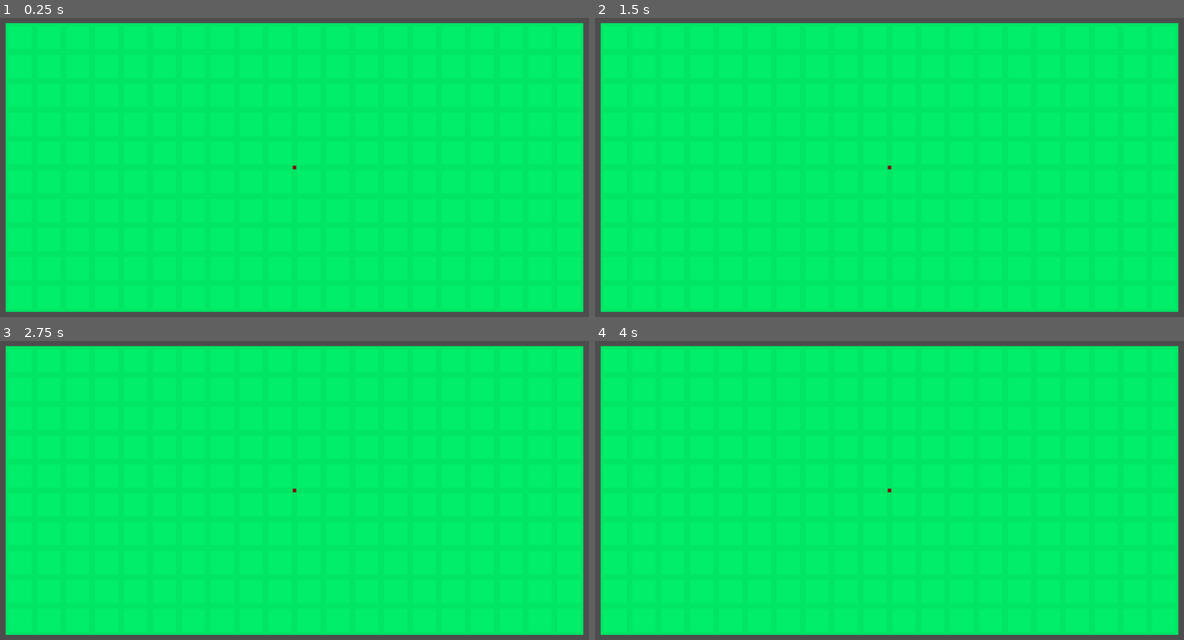
Above: before the commit, frames 1-4 (two rows, left to right).
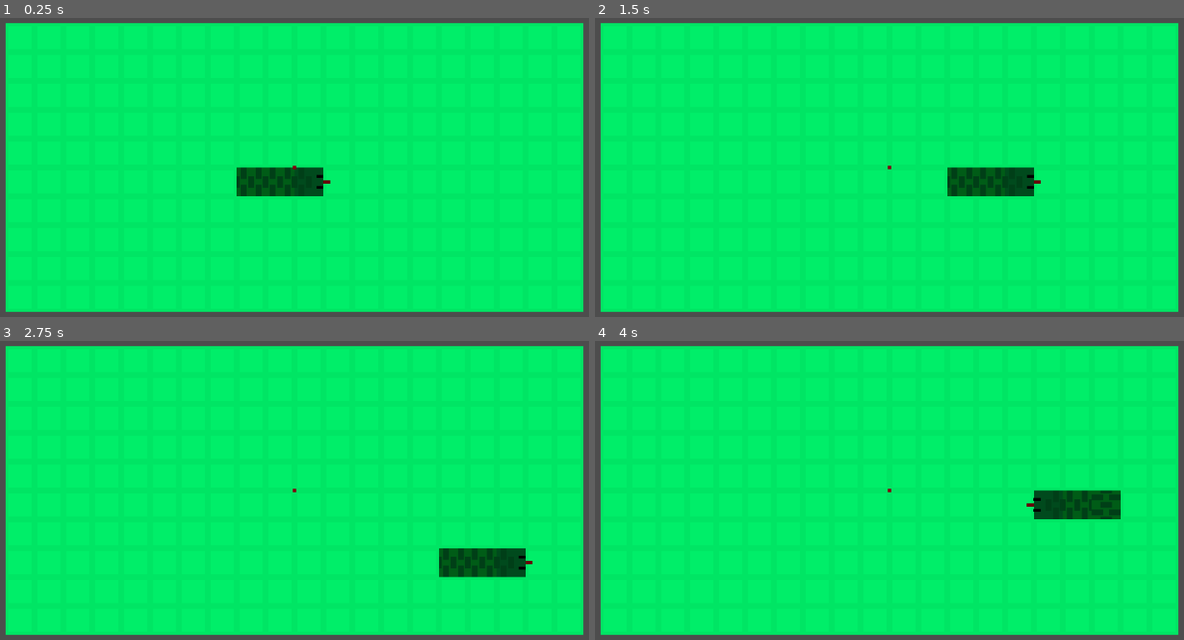
Above: after the commit, the same moments.

Repository: FredAndrei203/snake-practice-project
Game: Godot game, scene res://game_proper.tscn
Same seed, same stepped clock (60 frames per second), same inputs: the game is played once before the commit and once after it.
Inputs:
- Up to frame 1 (0.25 s): no input
- Up to frame 2 (1.5 s): hold Right (ui_right) 0.53-1.28 s; hold Down (ui_down) from 1.28 s (still down)
- Up to frame 3 (2.75 s): release Down (ui_down) at 2.03 s; hold Right (ui_right) from 2.03 s (still down)
- Up to frame 4 (4 s): release Right (ui_right) at 2.78 s; hold Up (ui_up) 2.78-3.53 s; hold Left (ui_left) from 3.53 s (still down)

The runs differ from the first frame. In frame 1, 1.4% of the frame differs, in the area x 40-57%, y 49-60%; in frame 2, 1.4%; in frame 3, 1.4%; in frame 4, 1.5%, in the area x 73-90%, y 49-60%.

Commit message:
Created the snake
Now I need to create the apple to do the lengthening of the snake.

Diff:
--- a/game_proper.gd
+++ b/game_proper.gd
@@ -1,4 +1,16 @@
 class_name GameProper extends Node2D
 
+signal new_interval
+
 func _ready() -> void:
-	%GridPlayArea.set_up_grid(20, 10)
+	%GridPlayArea.grid_size = Vector2(20, 10)
+	%GridPlayArea.set_up_grid()
+	%SnakeHead.global_position = %GridPlayArea.get_center_tile().global_position
+	%SnakeSegment.global_position = %SnakeHead.global_position - Vector2(50, 0)
+	%SnakeSegment2.global_position = %SnakeSegment.global_position - Vector2(50,0)
+	%SnakeHead.proceeding_part = %SnakeSegment
+	%SnakeSegment.proceeding_part = %SnakeSegment2
+
+
+func _on_interval_timer_timeout() -> void:
+	new_interval.emit()
--- a/game_proper.tscn
+++ b/game_proper.tscn
@@ -1,7 +1,9 @@
-[gd_scene load_steps=3 format=3 uid="uid://bqmcafhldiop1"]
+[gd_scene load_steps=5 format=3 uid="uid://bqmcafhldiop1"]
 
 [ext_resource type="Script" uid="uid://cjnhxtk7ucaef" path="res://game_proper.gd" id="1_yaumu"]
 [ext_resource type="PackedScene" uid="uid://cl0p6pi3uj7di" path="res://the_gridmap/grid_play_area.tscn" id="2_poqan"]
+[ext_resource type="PackedScene" uid="uid://desrd4yvv7q25" path="res://the_snake/snake_head.tscn" id="3_c1pul"]
+[ext_resource type="PackedScene" uid="uid://073xy8ds4wuu" path="res://the_snake/snake_segment.tscn" id="4_5yf71"]
 
 [node name="GameProper" type="Node2D"]
 script = ExtResource("1_yaumu")
@@ -9,3 +11,20 @@
 [node name="GridPlayArea" parent="." instance=ExtResource("2_poqan")]
 unique_name_in_owner = true
 position = Vector2(576, 324)
+
+[node name="IntervalTimer" type="Timer" parent="."]
+unique_name_in_owner = true
+wait_time = 0.3
+autostart = true
+
+[node name="SnakeHead" parent="." instance=ExtResource("3_c1pul")]
+unique_name_in_owner = true
+
+[node name="SnakeSegment" parent="." instance=ExtResource("4_5yf71")]
+unique_name_in_owner = true
+
+[node name="SnakeSegment2" parent="." instance=ExtResource("4_5yf71")]
+unique_name_in_owner = true
+
+[connection signal="new_interval" from="." to="SnakeHead" method="_on_game_proper_new_interval"]
+[connection signal="timeout" from="IntervalTimer" to="." method="_on_interval_timer_timeout"]
--- a/the_gridmap/grid_play_area.gd
+++ b/the_gridmap/grid_play_area.gd
@@ -3,17 +3,24 @@
 var grid_tile_scene: PackedScene = preload("res://the_gridmap/grid_tile.tscn")
 
 var grid_tiles: Array[GridTile]
+var grid_size: Vector2
 
-func set_up_grid(row_size: int, column_size: int) -> void:
-	var grid_size: Vector2 = Vector2(row_size, column_size)
+func set_up_grid() -> void:
 	var tile_size: float = 50
 	var starting_point: Vector2 = global_position - (grid_size * tile_size) / 2 + Vector2(tile_size, tile_size) / 2
-	print("Center position: ", global_position)
-	print("Top left position: ", starting_point)
 	for y in range(grid_size.y):
 		for x in range(grid_size.x):
 			var new_tile: GridTile = grid_tile_scene.instantiate()
 			add_child(new_tile)
 			new_tile.global_position = starting_point + Vector2(x, y) * tile_size
 			grid_tiles.append(new_tile)
-	print("Position of first tile: ", grid_tiles[0].global_position)
+
+func get_center_tile() -> GridTile:
+	if grid_tiles.is_empty():
+		return null
+
+	var center_x := int(grid_size.x / 2)
+	var center_y := int(grid_size.y / 2)
+	var center_index := center_y * int(grid_size.x) + center_x
+
+	return grid_tiles[center_index]
--- a/the_snake/snake_head.gd
+++ b/the_snake/snake_head.gd
@@ -1 +1,27 @@
 class_name SnakeHead extends SnakePart
+
+func _ready() -> void:
+	direction_input = Vector2.RIGHT
+	current_direction = Vector2.RIGHT
+
+func _process(delta: float) -> void:
+	_record_last_input()
+
+func _record_last_input() -> void:
+	var latest_input: Vector2 = Vector2(
+		Input.get_axis("ui_left", "ui_right"),
+		Input.get_axis("ui_up","ui_down")
+		).normalized()
+
+	var cardinal: bool = is_cardinal_direction(latest_input)
+
+	if latest_input == Vector2.ZERO or latest_input == current_direction * -1 or !cardinal:
+		return
+	direction_input = latest_input
+
+
+func _on_game_proper_new_interval() -> void:
+	move_part()
+
+func is_cardinal_direction(input: Vector2) -> bool:
+	return input == Vector2.UP or input == Vector2.DOWN or input == Vector2.LEFT or input == Vector2.RIGHT
--- a/the_snake/snake_part.gd
+++ b/the_snake/snake_part.gd
@@ -1 +1,23 @@
 class_name SnakePart extends CharacterBody2D
+
+var direction_input: Vector2 = Vector2.ZERO
+var current_direction: Vector2 =Vector2.ZERO
+var scalar_speed: float = 50
+var proceeding_part: SnakePart:
+	set(new_part):
+		proceeding_part = new_part
+		proceeding_part.direction_input = direction_input
+		proceeding_part.current_direction = direction_input
+
+func move_part() -> void:
+	current_direction = direction_input
+	position += scalar_speed * current_direction
+	var angle = current_direction.angle()
+	%SnakePartDesign.rotation = angle
+	order_proceeding_part()
+
+func order_proceeding_part() -> void:
+	if proceeding_part == null:
+		return
+	proceeding_part.move_part()
+	proceeding_part.direction_input = direction_input
--- a/the_snake/snake_part.tscn
+++ b/the_snake/snake_part.tscn
@@ -9,6 +9,7 @@
 script = ExtResource("1_w5ief")
 
 [node name="SnakePartDesign" type="CanvasGroup" parent="."]
+unique_name_in_owner = true
 
 [node name="CollisionShape2D" type="CollisionShape2D" parent="."]
 shape = SubResource("RectangleShape2D_w5ief")
